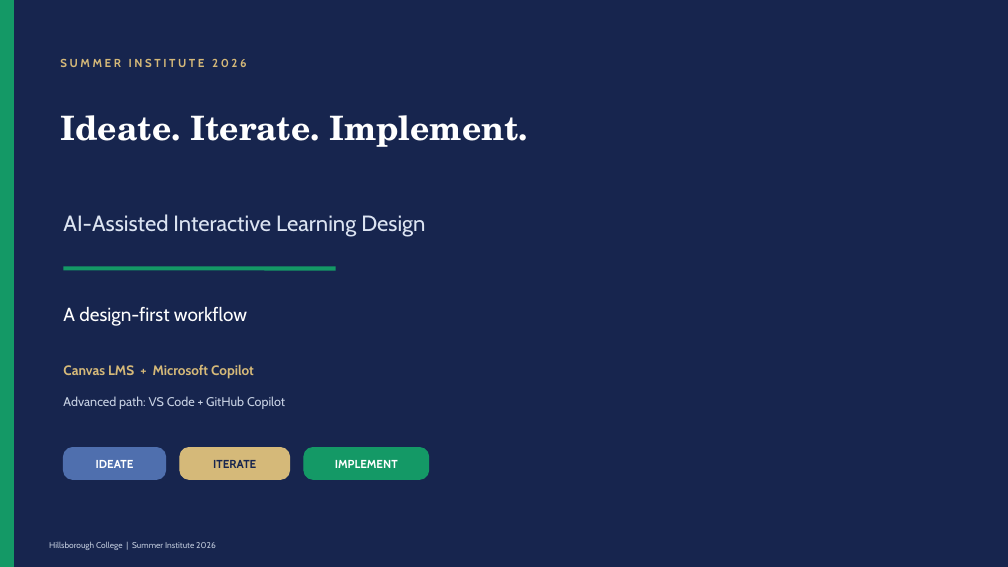
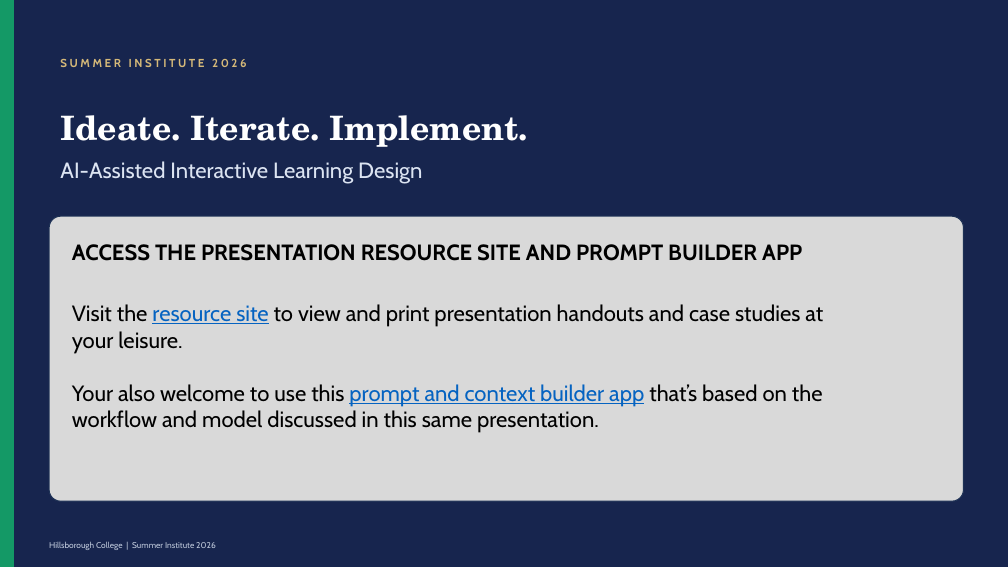
Before and after one commit to johntgalaxy/ideate-iterate-implement-presentation-resources, a slide deck: slide 1 of resources/presentation/build-interactive-and-visual-media-with-ai-v2.pptx. Drawn at 1008x567 pixels with LibreOffice and Linux fonts; fonts in the diff are those of the drawing. Boxes give left, top, right and bottom in pixels: in the first picture for what was removed or moved away, otherwise in the second. Text is boxed around its words. In the diff, an @@ line names an element or a change of style, - is before the commit and + after.

```diff
--- a/resources/presentation/build-interactive-and-visual-media-with-ai-v2.pptx
+++ b/resources/presentation/build-interactive-and-visual-media-with-ai-v2.pptx
@@ text "AI-Assisted Interactive Learning Design": place and size @@
-text "AI-Assisted Interactive Learning Design" at box(63, 214, 425, 237)
+text "AI-Assisted Interactive Learning Design" at box(60, 161, 422, 184)
@@ rounded rectangle added at box(49, 216, 964, 501), fill #D9D9D9, outline #1E3256 1 pt @@
@@ line removed from (64, 268) to (336, 268) @@
@@ text added at box(72, 244, 802, 261), 21 pt, text #000000, bold @@
+ACCESS THE PRESENTATION RESOURCE SITE AND PROMPT BUILDER APP
@@ text removed at box(63, 307, 247, 326) @@
-A design-first workflow
@@ text added at box(72, 304, 823, 433), 21 pt, text #000000 @@
+Visit the resource site to view and print presentation handouts and case studies at your leisure.
+Your also welcome to use this prompt and context builder app that’s based on the workflow and model discussed in this same presentation.
@@ text removed at box(63, 364, 254, 379) @@
-Canvas LMS + Microsoft Copilot
@@ text removed at box(63, 396, 285, 409) @@
-Advanced path: VS Code + GitHub Copilot
@@ rounded rectangle removed at box(64, 448, 166, 479) @@
@@ rounded rectangle removed at box(180, 448, 290, 479) @@
@@ rounded rectangle removed at box(304, 448, 429, 479) @@
@@ text removed at box(96, 460, 134, 468) @@
-IDEATE
@@ text removed at box(213, 460, 256, 468) @@
-ITERATE
@@ text removed at box(335, 460, 398, 468) @@
-IMPLEMENT
```
Also in this commit, not shown: 1 other slide changed.
